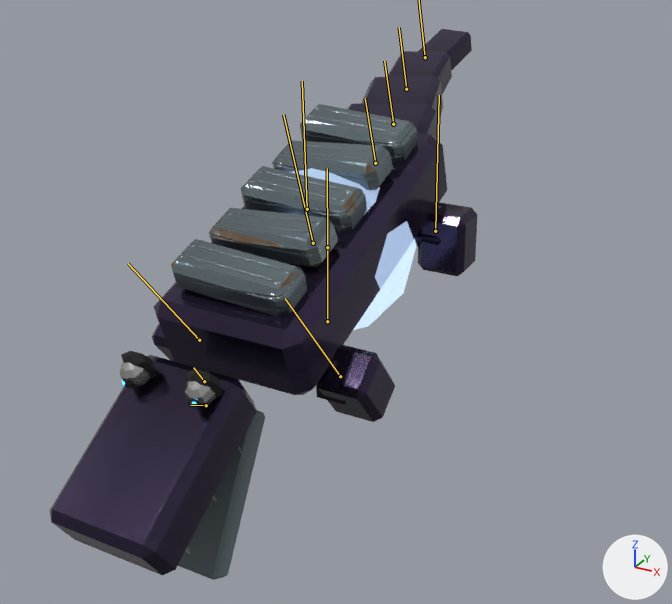
The glTF model public/creatures/sewergator_shiny.glb: old version first, new version second.
The view is the same before and after, from a 50 mm camera at (5.29, -9.4, 5.0) aimed at (0.3, -0.32, 0.46). Every picture has the same lights, and +X, +Y and +Z are marked at lower right. The first picture is the older version. Both versions are drawn at frame 4 of the action 'attack'; the numbers are the values there. The bones that bend it are drawn over the model as lines.

The first picture shows 'sewergator_shiny_body', 'sewergator_shiny_glow0'.
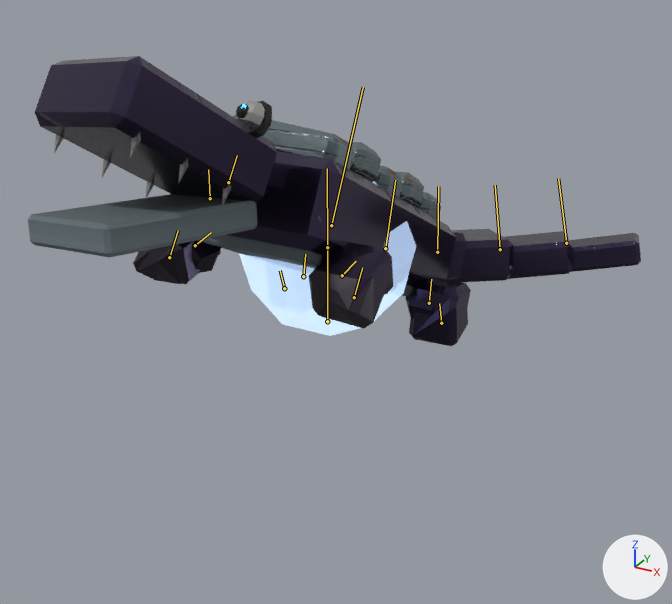
Changed parts and their boxes [x1, y1, x2, y2] in the pictures (672 x 604 px):
'sewergator_shiny_body', posed (43% wider, 47% shorter)
    before: [50, 29, 477, 580]
    after: [28, 56, 641, 346]
'sewergator_shiny_glow0', posed
    before: [122, 381, 197, 406]
    after: [241, 104, 246, 108]
bone 'body', root to tip
    before: (313, 243) to (283, 114)
    after: (331, 225) to (363, 87)
bone 'head', root to tip
    before: (204, 381) to (193, 367)
    after: (228, 182) to (237, 155)
bone 'leg_FL', root to tip
    before: (340, 376) to (285, 298)
    after: (342, 275) to (356, 261)
bone 'leg_BL', root to tip
    before: (435, 231) to (439, 95)
    after: (429, 303) to (431, 279)
bone 'leg_FR', root to tip
    before: (199, 340) to (128, 263)
    after: (195, 245) to (211, 232)
bone 'leg_BR', root to tip
    before: (307, 209) to (302, 81)
    after: (303, 276) to (305, 254)
bone 'tail_0', root to tip
    before: (375, 163) to (365, 98)
    after: (385, 248) to (395, 180)
bone 'tail_1', root to tip
    before: (393, 124) to (384, 61)
    after: (437, 252) to (438, 186)
bone 'tail_2', root to tip
    before: (406, 89) to (399, 27)
    after: (500, 249) to (495, 185)

What the commit changed:
Bone 'body' (bone_body) moves from (0.0, 0.06, 0.35) to (0.0, 0.14, -0.11).
Bone 'body' (bone_body) turns from (20, 0, 0) to (-27, 0, 0) degrees about its own x, y and z.
Bone 'head' (bone_head) turns from (14, 0, 0) to (-8, -13, 2) degrees about its own x, y and z.
Bone 'leg_FL' (bone_leg_fl) turns from (20, 0, 0) to (-52, 0, 0) degrees about its own x, y and z.
Bone 'leg_BL' (bone_leg_bl) turns from (-17, 0, 0) to (17, 0, 0) degrees about its own x, y and z.
Bone 'leg_FR' (bone_leg_fr) turns from (20, 0, 0) to (-52, 0, 0) degrees about its own x, y and z.
Bone 'leg_BR' (bone_leg_br) turns from (-17, 0, 0) to (17, 0, 0) degrees about its own x, y and z.
Bone 'tail_0' (bone_tail_0) turns from (0, 10, 0) to (12, -27, -6) degrees about its own x, y and z.
Bone 'tail_1' (bone_tail_1) turns from (0, 3, 0) to (11, -24, -4) degrees about its own x, y and z.
Bone 'tail_2' (bone_tail_2) turns from (0, -6, 0) to (8, -18, -2) degrees about its own x, y and z.
Bone 'tail_3' (bone_tail_3) turns from (0, -13, 0) to (3, -8, -1) degrees about its own x, y and z.
